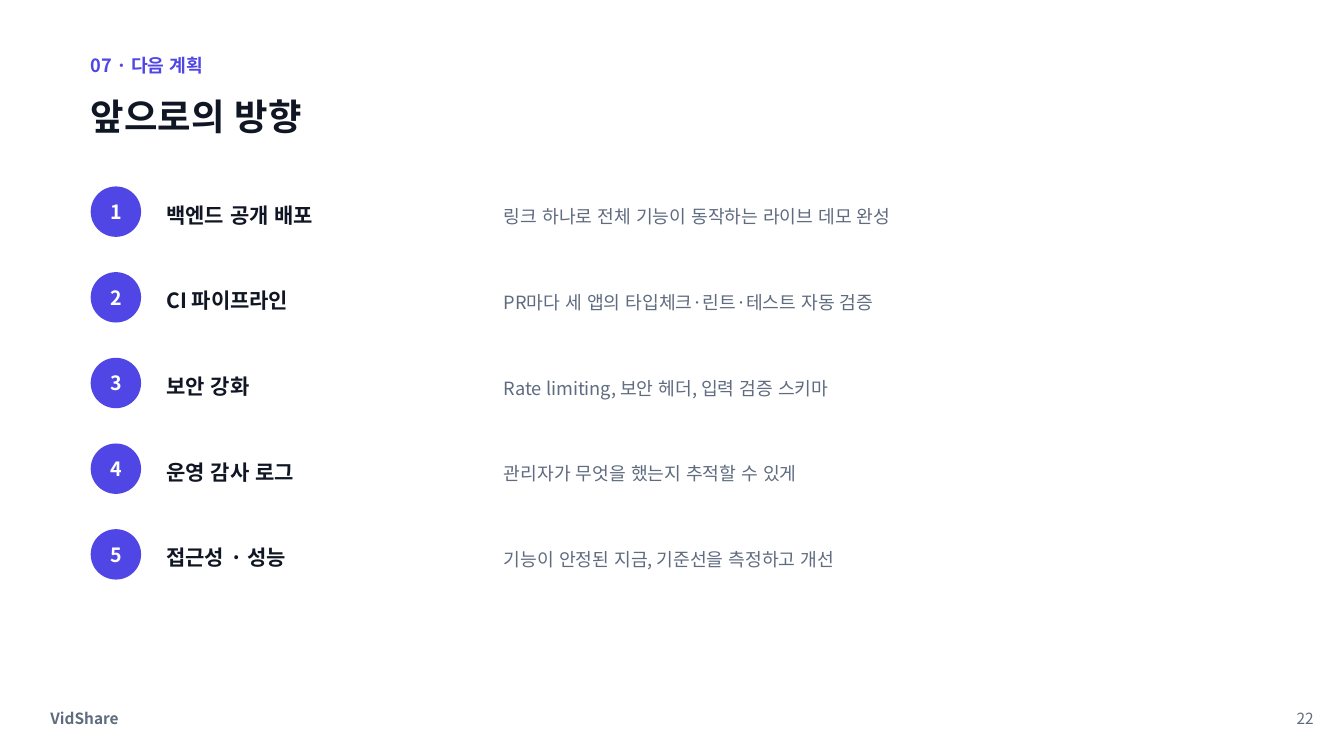
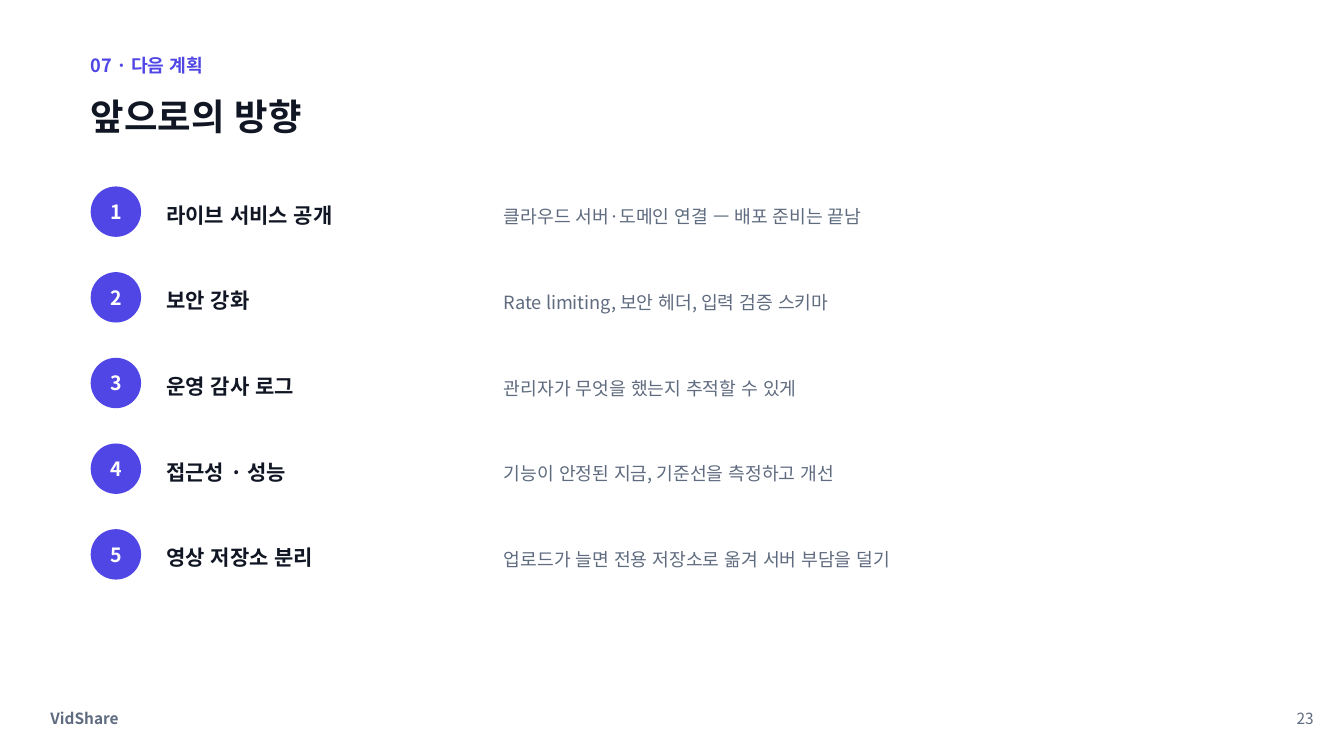
Before and after one commit to samam0234/vidshare, a slide deck: slide 23 of portfolio/VidShare-포트폴리오.pptx (slide 22 before the commit). Drawn at 1344x756 pixels with LibreOffice and Linux fonts; fonts in the diff are those of the drawing. Boxes give left, top, right and bottom in pixels: in the first picture for what was removed or moved away, otherwise in the second. Text is boxed around its words. In the diff, an @@ line names an element or a change of style, - is before the commit and + after.

```diff
--- a/portfolio/VidShare-포트폴리오.pptx
+++ b/portfolio/VidShare-포트폴리오.pptx
@@ text at <box>166,205,333,225</box>: text changed @@
-백엔드 공개 배포
+라이브 서비스 공개
@@ text at <box>504,208,861,225</box>: text changed @@
-링크 하나로 전체 기능이 동작하는 라이브 데모 완성
+클라우드 서버·도메인 연결 — 배포 준비는 끝남
@@ text removed at <box>166,290,289,310</box> @@
-CI 파이프라인
@@ text removed at <box>504,294,873,311</box> @@
-PR마다 세 앱의 타입체크·린트·테스트 자동 검증
@@ 6 texts: place and size @@
-6 texts at <box>166,376,834,569</box>
+6 texts at <box>166,290,834,483</box>
@@ text added at <box>166,547,314,567</box>, 15 pt, text #101623, bold @@
+영상 저장소 분리
@@ text added at <box>504,551,890,568</box>, 13 pt, text #5F6B7F @@
+업로드가 늘면 전용 저장소로 옮겨 서버 부담을 덜기
@@ text at <box>1297,712,1314,724</box>: text changed @@
-22
+23
```
Also in this commit, not shown: 7 other slides changed, 1 slide added, 12 other files.
